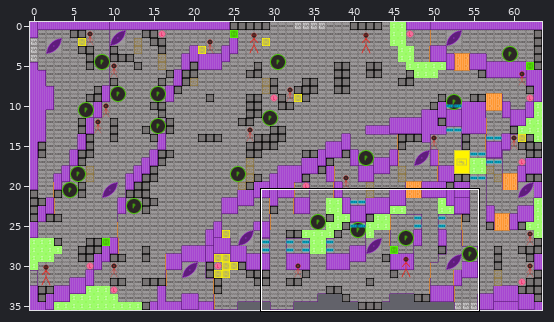
Level history. Tiled map (JSON): assets/data/hive_DESI_Level3-Greyboxing_2024-06-17.tmj. The first picture is a wide view before the edit; the outline marks the close-up.
Close-up. As it was:
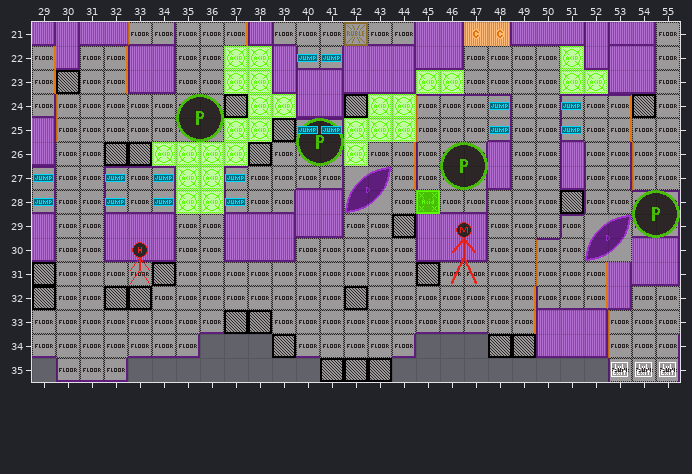
Cells are 24x24 px. Shown: x 29..55, y 21..35. The commit also changed other parts of the map, which this record leaves out.
And afterwards:
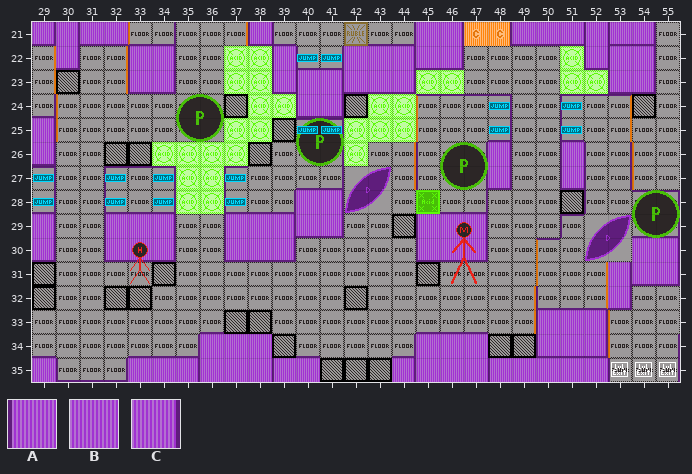
Key: from "hive_DESI_GreyboxingTileset_23": A 10, B 11, C 12.
_ is an empty cell.
From old to new:
Layer "0":
y 34: x 36..38 ___ -> BBB; x 45..47 ___ -> BBB
y 35: x 29 _ -> B; x 33..40 ________ -> BBCBBBAB; x 44..52 _________ -> CBBBABBBB
